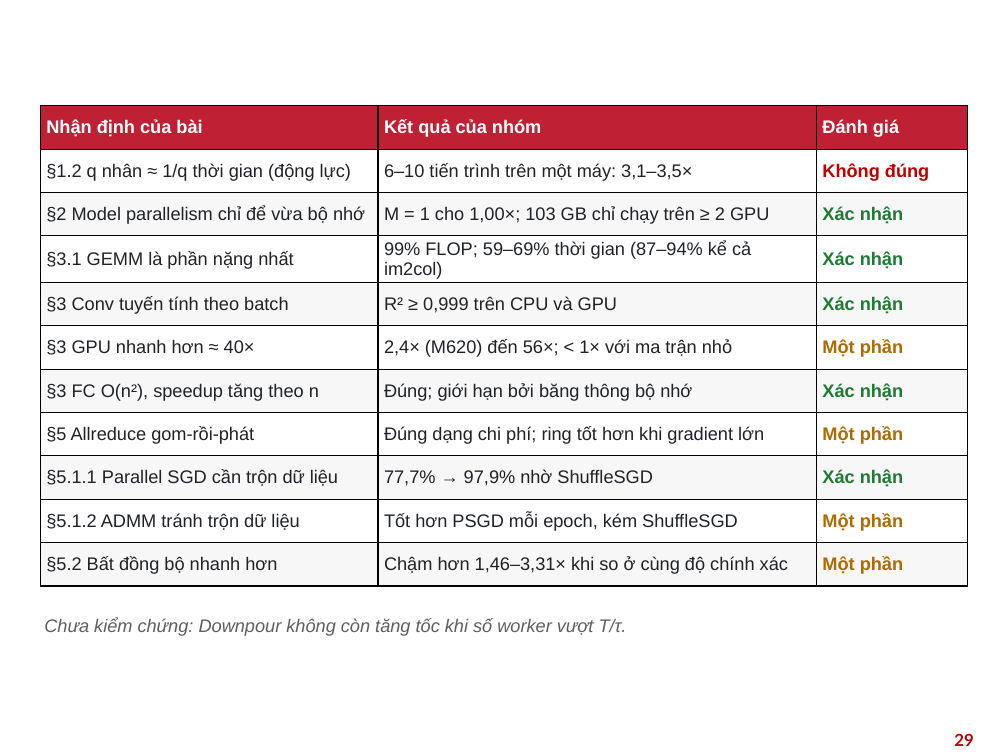
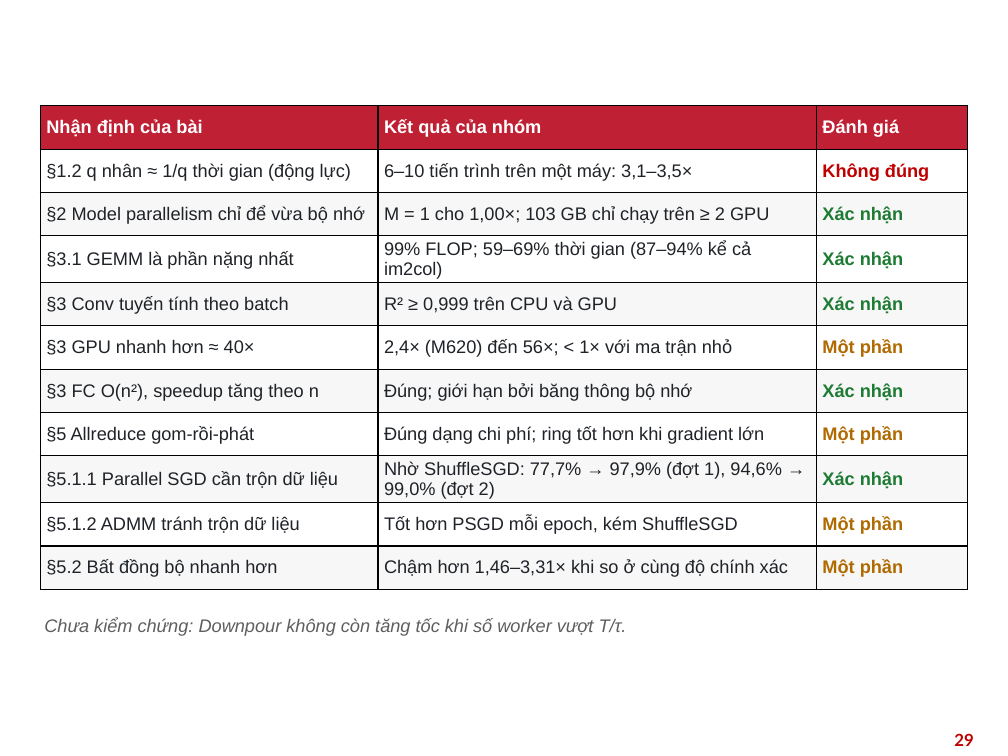
Before and after one commit to ngocvinhvu/High-Performance-Computing, a slide deck: slide 29 of slides/HPC_Nhom10_ParallelDistributedDL.pptx. Drawn at 1008x756 pixels with LibreOffice and Linux fonts; fonts in the diff are those of the drawing; background and template pictures are left out. Boxes give left, top, right and bottom in pixels: in the first picture for what was removed or moved away, otherwise in the second. Text is boxed around its words. In the diff, an @@ line names an element or a change of style, - is before the commit and + after.

```diff
--- a/slides/HPC_Nhom10_ParallelDistributedDL.pptx
+++ b/slides/HPC_Nhom10_ParallelDistributedDL.pptx
@@ table at (40,106,968,583) @@
-row 9, column 2: 77,7% → 97,9% nhờ ShuffleSGD
+row 9, column 2: Nhờ ShuffleSGD: 77,7% → 97,9% (đợt 1), 94,6% → 99,0% (đợt 2)
```
Also in this commit, not shown: 1 other slide changed, 3 other files.
